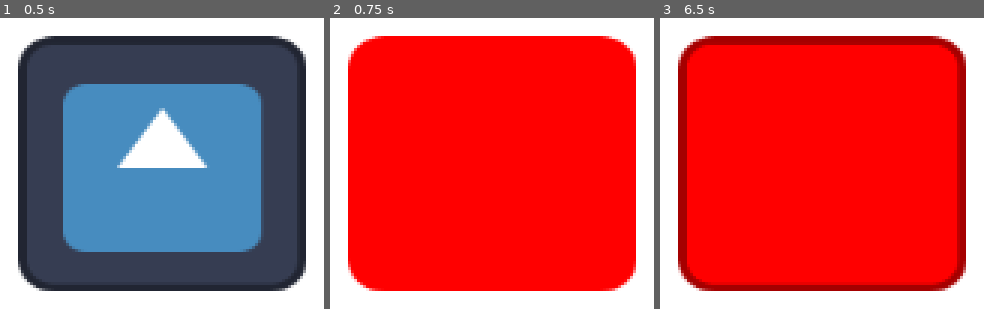
Above: before the commit, frames 1-3 (left to right).
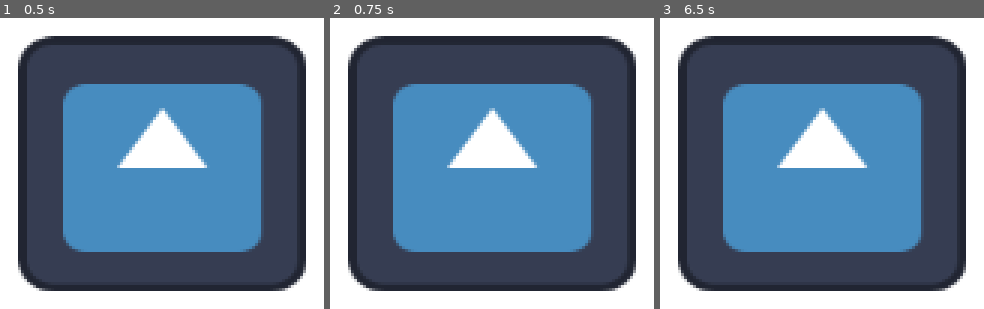
Above: after the commit, the same moments.

Repository: abody2k/field-combat-3D
Game: Godot game, scene res://main.tscn
The game is run twice, just before and just after one commit, with the same random seed, the same clock (stepped at 60 frames per second) and the same inputs. The engine's default icon, where the game draws it, is replaced by a stand-in: a white triangle on a blue panel in a dark square.
Inputs (mouse positions are in pixels of both pictures, inside the frame that each line leads up to):
- Up to frame 1 (0.5 s): no input
- Up to frame 2 (0.75 s): tap Enter at 0.5 s; move the mouse to (outside the picture) at 0.52 s; hold Right (moveRIGHT) from 0.53 s (still down); right-click (outside the picture) at 0.6 s
- Up to frame 3 (6.5 s): tap Space at 1.25, 2.75, 4.25 s; move the mouse to (outside the picture) at 1.27 s; release Right (moveRIGHT) at 1.28 s; hold Down (moveDOWN) 1.28-2.03 s; click (outside the picture) at 1.35 s; tap Enter at 2, 3.5 s; move the mouse to (outside the picture) at 2.02 s; hold Right (moveRIGHT) 2.03-2.78 s; right-click (outside the picture) at 2.1 s; move the mouse to (outside the picture) at 2.77 s; hold Up (moveUP) 2.78-3.53 s; click (outside the picture) at 2.85 s; move the mouse to (outside the picture) at 3.52 s; hold Left (moveLEFT) 3.53-5.03 s; right-click (outside the picture) at 3.6 s; move the mouse to (outside the picture) at 4.27 s; click (outside the picture) at 4.35 s; move the mouse to (outside the picture) at 5.02 s; hold Down (moveDOWN) 5.03-5.78 s; right-click (outside the picture) at 5.1 s; move the mouse to (outside the picture) at 5.77 s; hold Right (moveRIGHT) from 5.78 s (still down); click (outside the picture) at 5.85 s

Frame 1 is identical in both runs. In frame 2, 77% of the frame differs, in the area x 5-95%, y 6-94%; in frame 3, 77%.

Commit message:
Finished switching

Diff:
--- a/scripts/UFO.gd
+++ b/scripts/UFO.gd
@@ -6,11 +6,13 @@
 var readyToAttack=true
 var state=IDLE
 enum {IDLE,ABSROBING}
+enum {SOLIDER,TANK,HELICOPTER,CANNON}
 var absorbObj : CharacterBody3D
 var absorbOnjPos = Vector3.ZERO
 var rocket = preload("res://rocket.tscn")
 var velo = Vector3.ZERO
 var pressingTime: float
+var currentUnit = SOLIDER
 func _ready():
 	$AnimationPlayer.play("rotation")
 	pass
@@ -43,8 +45,12 @@
 
 func switchingUnits():
 	print("Changd color")
-	(get_parent().get_node("CanvasLayer/Control/img") as TextureRect).modulate =Color(randi_range(0,140),0,0)
-
+	#Check the current index if it's the last one then move it back to 0
+	if currentUnit == HELICOPTER :
+		currentUnit = SOLIDER
+	#change Image acording to the current Index
+#	(get_parent().get_node("CanvasLayer/Control/img") as TextureRect).modulate =Color(randi_range(0,140),0,0)
+#	(get_parent().get_node("CanvasLayer/Control/img") as TextureRect).texture = load("res://assets/"+str(currentUnit))
 
 func absorbing():
 	if Input.is_action_just_pressed("absorb") and state != ABSROBING:
